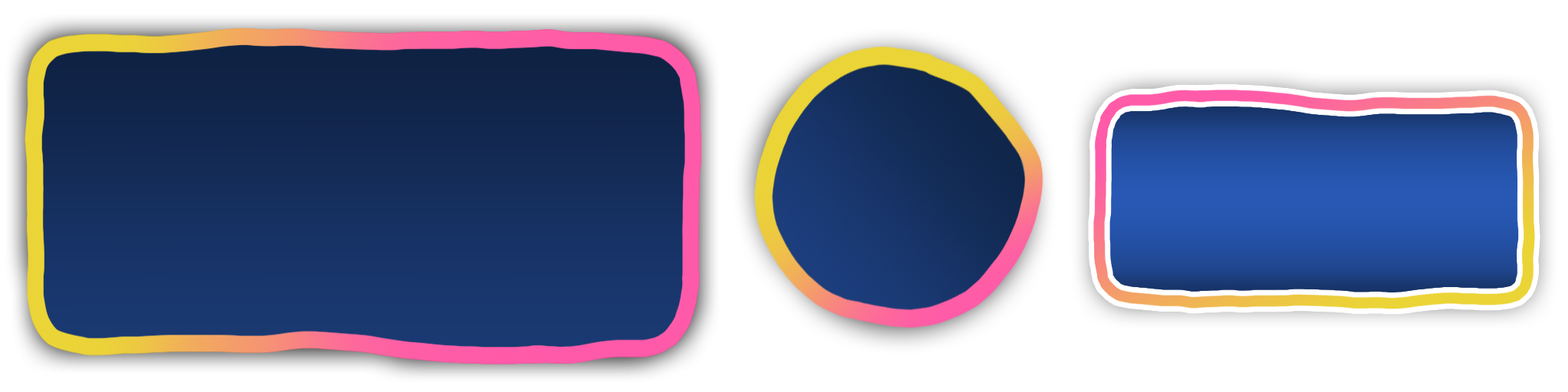
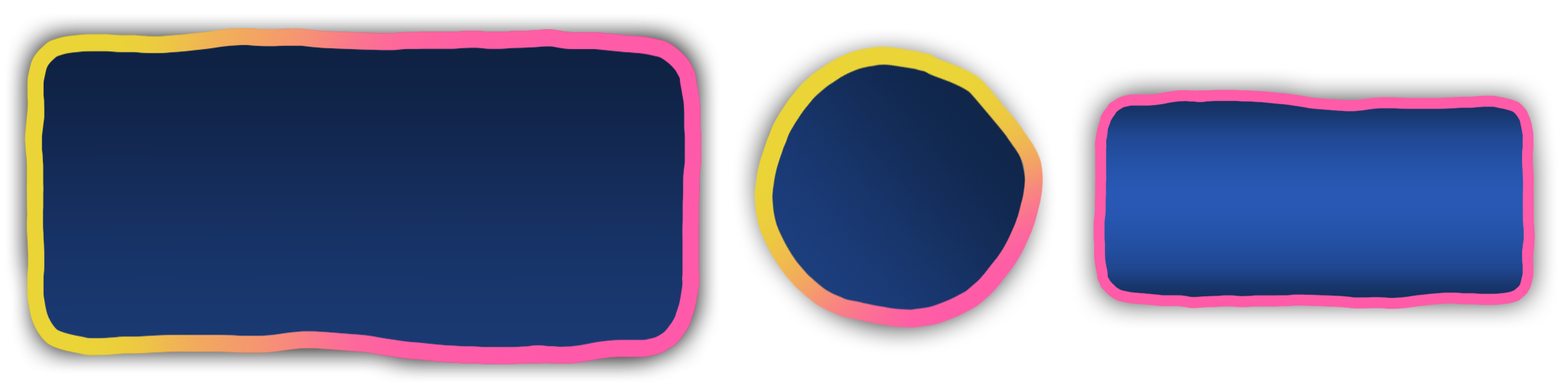
Layered file, before and after one edit (1568x392). Changes by layer:
pixels changed over [left=1087, top=84, right=1541, bottom=315] (layer not identified)
